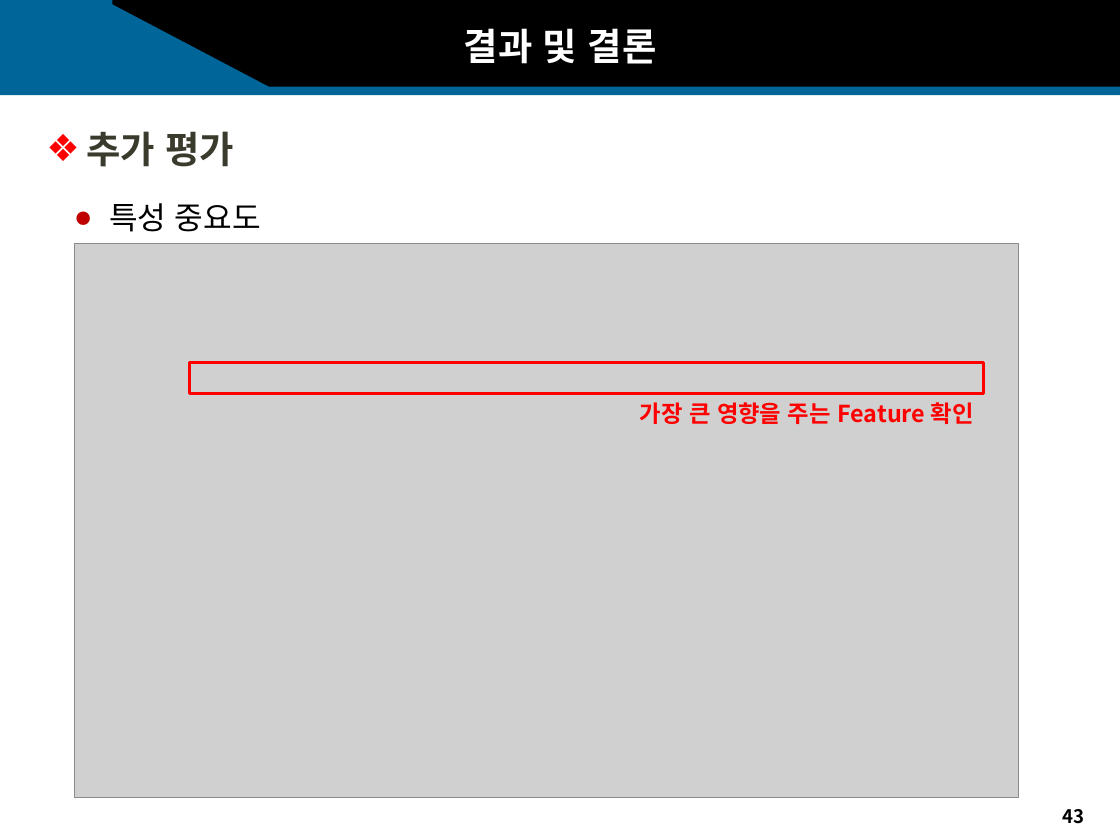
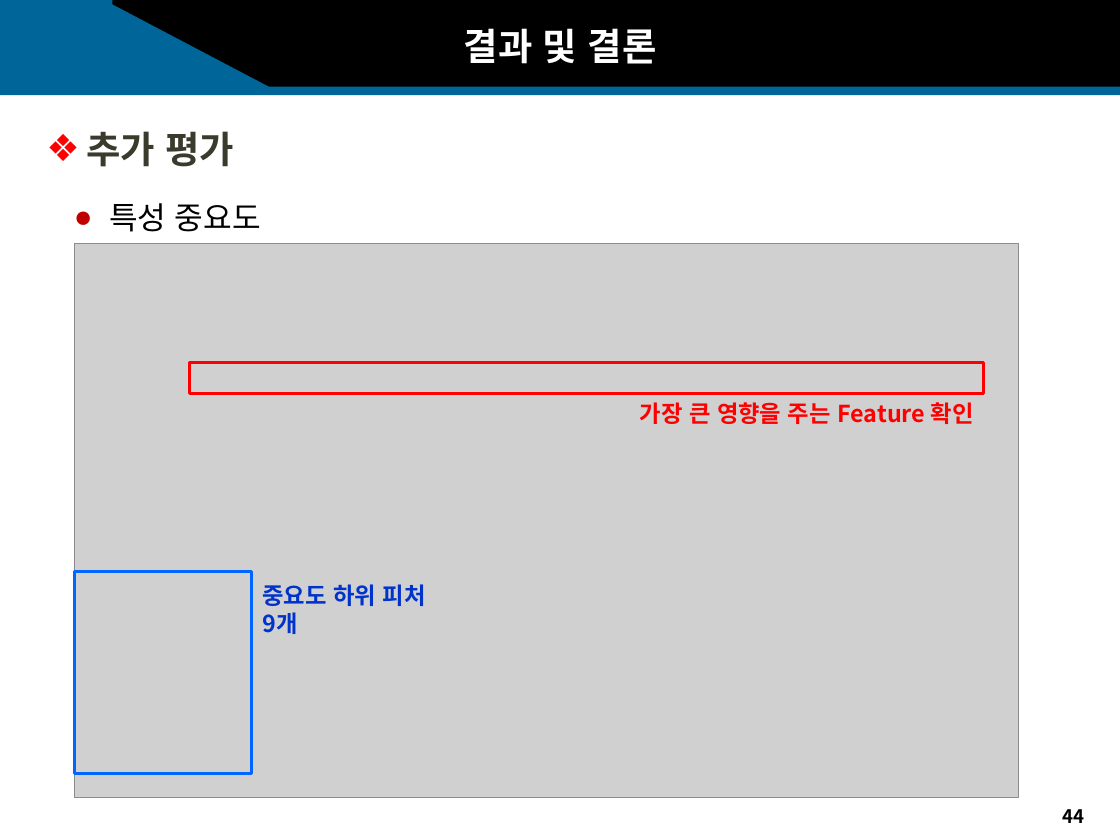
Before and after one commit to sakura09040904/Portfolio, a slide deck: slide 44 of 2. 1학년2학기/1. 어프렌티스 프로젝트/11주차_기말프로젝트/11주차_과제_발표자료.pptx (slide 43 before the commit). Drawn at 1120x840 pixels with LibreOffice and Linux fonts; fonts in the diff are those of the drawing; grey boxes stand for pictures; background and template pictures are left out. Boxes give left, top, right and bottom in pixels: in the first picture for what was removed or moved away, otherwise in the second. Text is boxed around its words. In the diff, an @@ line names an element or a change of style, - is before the commit and + after.

```diff
--- a/2. 1학년2학기/1. 어프렌티스 프로젝트/11주차_기말프로젝트/11주차_과제_발표자료.pptx
+++ b/2. 1학년2학기/1. 어프렌티스 프로젝트/11주차_기말프로젝트/11주차_과제_발표자료.pptx
@@ rectangle added at (75, 572, 252, 775), outline #0066FF 2 pt @@
@@ text added at (262, 584, 426, 634), 15 pt, text #0033CC, bold @@
+중요도 하위 피처 9개
@@ page number at (1062, 809, 1084, 823): text changed @@
-43
+44
```
Also in this commit, not shown: 2 other slides changed, 3 slides added, 52 other files.
